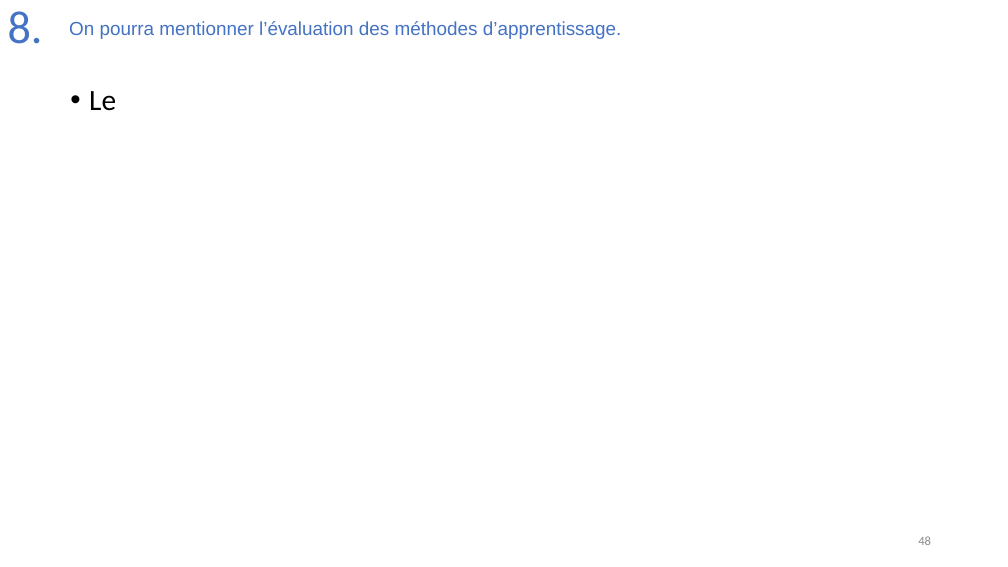
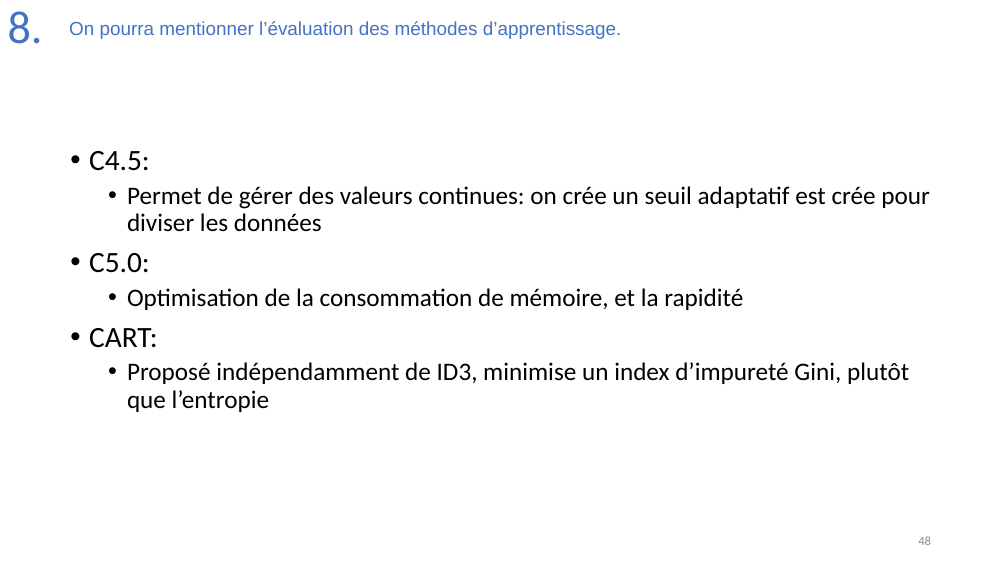
Before and after one commit to Joao-Quinta/Uni3eme, a slide deck: slide 48 of intelligenceArtificielle/Intelligence_artificielle_exam.pptx. Drawn at 1008x567 pixels with LibreOffice and Linux fonts; fonts in the diff are those of the drawing. Boxes give left, top, right and bottom in pixels: in the first picture for what was removed or moved away, otherwise in the second. Text is boxed around its words. In the diff, an @@ line names an element or a change of style, - is before the commit and + after.

```diff
--- a/intelligenceArtificielle/Intelligence_artificielle_exam.pptx
+++ b/intelligenceArtificielle/Intelligence_artificielle_exam.pptx
@@ text at [89,151,930,412]: text changed; size 28 to 24 pt @@
-• Le
+• C4.5:
+  • Permet de gérer des valeurs continues: on crée un seuil adaptatif est crée pour diviser les données
+• C5.0:
+  • Optimisation de la consommation de mémoire, et la rapidité
+• CART:
+  • Proposé indépendamment de ID3, minimise un index d’impureté Gini, plutôt que l’entropie
```
Also in this commit, not shown: 5 other slides changed.
